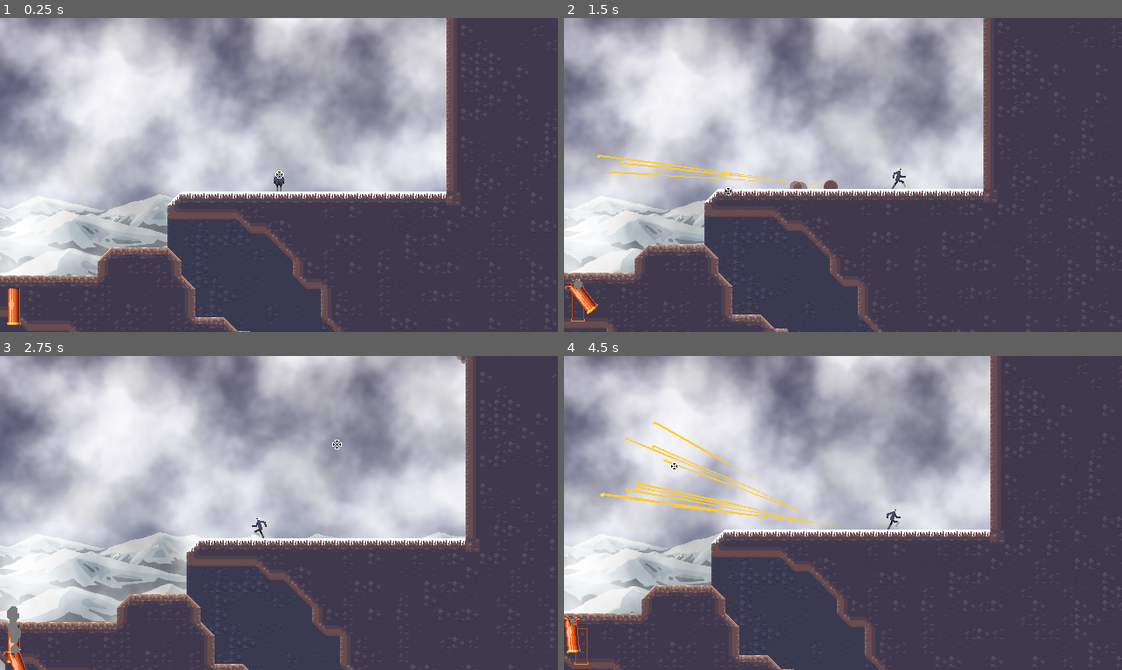
Above: before the commit, frames 1-4 (two rows, left to right).
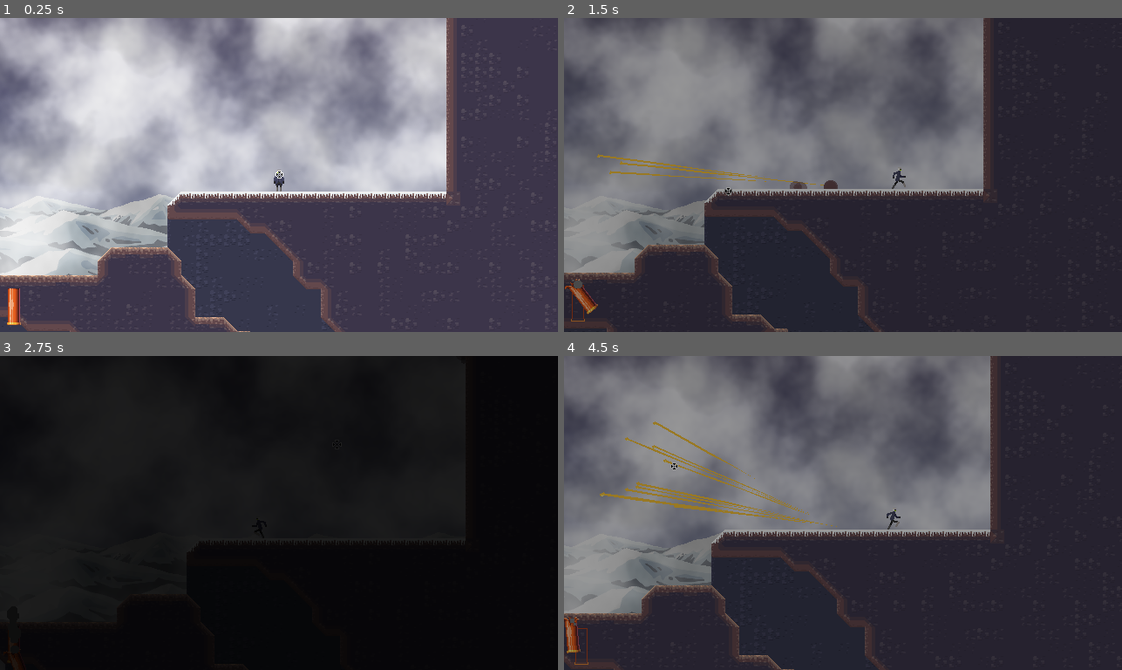
Above: after the commit, the same moments.

Repository: chris-pitre/shotgunlegs
Game: Godot game, scene res://scenes/scene_manager/scene_manager.tscn
The game is run twice, just before and just after one commit, with the same random seed, the same clock (stepped at 60 frames per second) and the same inputs. Before the commit the project starts from res://scenes/levels/World.tscn.
Inputs (mouse positions are in pixels of both pictures, inside the frame that each line leads up to):
- Up to frame 1 (0.25 s): no input
- Up to frame 2 (1.5 s): tap Enter (ui_accept) at 0.5, 0.77 s; move the mouse to (965, 159) at 0.52 s; hold D (ui_right) from 0.53 s (still down); click (965, 159) at 0.6 s; move the mouse to (731, 190) at 1.27 s; click (731, 190) at 1.35 s
- Up to frame 3 (2.75 s): tap Enter (ui_accept) at 1.52 s; move the mouse to (334, 443) at 2.02 s; release D (ui_right) at 2.03 s; hold A (ui_left) from 2.03 s (still down); click (334, 443) at 2.1 s
- Up to frame 4 (4.5 s): move the mouse to (815, 575) at 2.77 s; release A (ui_left) at 2.78 s; hold D (ui_right) 2.78-4.28 s; click (815, 575) at 2.85 s; tap Enter (ui_accept) at 3.02, 3.77 s; move the mouse to (1010, 560) at 3.52 s; click (1010, 560) at 3.6 s; move the mouse to (675, 465) at 4.27 s; hold A (ui_left) from 4.28 s (still down); click (675, 465) at 4.35 s

The runs differ from the first frame. In frame 2, 100% of the frame differs, in the area x 0-100%, y 0-100%; in frame 3, 100%; in frame 4, 100%.

Commit message:
created basic scene manager

Diff:
--- a/project.godot
+++ b/project.godot
@@ -11,7 +11,7 @@
 [application]
 
 config/name="shotgunlegs"
-run/main_scene="res://scenes/levels/World.tscn"
+run/main_scene="res://scenes/scene_manager/scene_manager.tscn"
 config/features=PackedStringArray("4.0")
 config/icon="res://assets/icon.png"
 
--- /dev/null
+++ b/scenes/scene_manager/scene_manager.tscn
@@ -0,0 +1,12 @@
+[gd_scene load_steps=3 format=3 uid="uid://cwnre45h4jlie"]
+
+[ext_resource type="PackedScene" uid="uid://iyu3ak5ca6wo" path="res://scenes/levels/World.tscn" id="1_2qh5v"]
+[ext_resource type="PackedScene" uid="uid://blc8ph64rgpwl" path="res://scenes/ui/transition.tscn" id="1_8kjqo"]
+
+[node name="SceneManager" type="Node2D"]
+
+[node name="CurrentScene" type="Node2D" parent="."]
+
+[node name="World" parent="CurrentScene" instance=ExtResource("1_2qh5v")]
+
+[node name="Transition" parent="." instance=ExtResource("1_8kjqo")]
